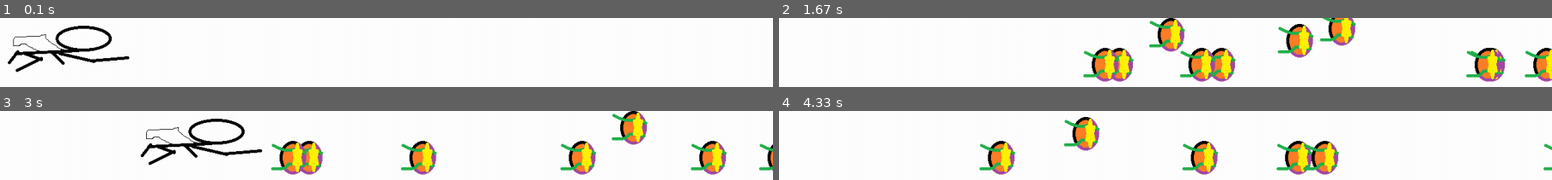
Above: before the commit, frames 1-4 (two rows, left to right).
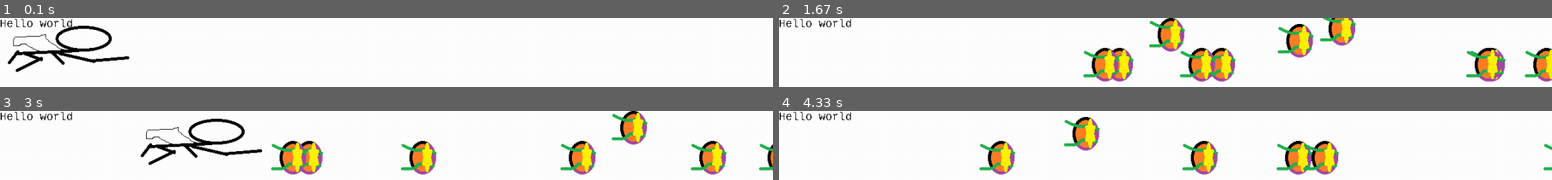
Above: after the commit, the same moments.

Repository: MrValdez/pygame-tutorial
Game: pygame game, started from main.py
Same seed, same stepped clock (60 frames per second), same inputs: the game is played once before the commit and once after it.
Inputs:
- Up to frame 1 (0.1 s): no input
- Up to frame 2 (1.67 s): tap Space at 0.33, 0.73, 1.03, 1.23 s; hold Right 0.67-1.13 s; hold Up 1.17-1.47 s
- Up to frame 3 (3 s): hold Down 2.57-2.87 s; tap Space at 2.63, 2.97 s; hold Left from 2.9 s (still down)
- Up to frame 4 (4.33 s): tap Space at 3.27, 3.4, 3.8, 4.1 s; release Left at 3.3 s; hold Up 3.33-3.7 s; hold Right from 3.73 s (still down)

The runs differ from the first frame. In frame 1, 0.4% of the frame differs, in the area x 0-10%, y 1-14%; in frame 2, 0.4%; in frame 3, 0.4%; in frame 4, 0.4%.

Commit message:
rendering text

Diff:
--- a/main.py
+++ b/main.py
@@ -3,13 +3,14 @@
 import pygame
 from gameobject import Shot, Hero
 
-os.environ["SDL_VIDEO_WINDOW_POS"] = "0,0"
+os.environ["SDL_VIDEO_WINDOW_POS"] = "0,20"
 resolution = (1280, 768)
 isRunning = True
 
 pygame.init()
 screen = pygame.display.set_mode(resolution)
 clock = pygame.time.Clock()
+font = pygame.font.SysFont("Courier New", 18)
 
 hero = Hero([0, 0])
 shots = []
@@ -39,6 +40,9 @@
     for shot in shots:
         shot.draw(screen)
 
+    text = font.render("Hello world", False, (0, 0, 0))
+    screen.blit(text, (0, 0))
+
     pygame.display.flip()
 
 pygame.quit()
